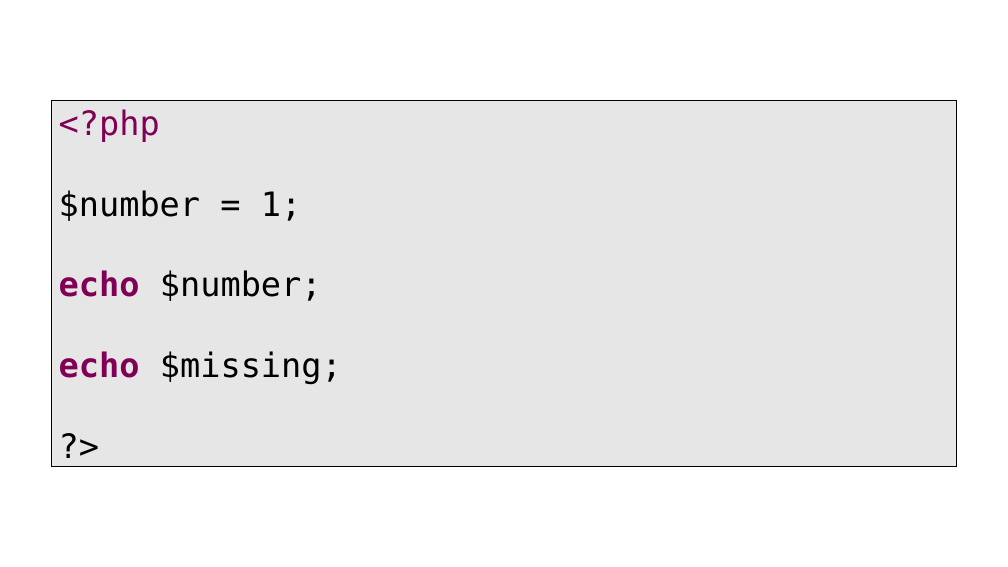
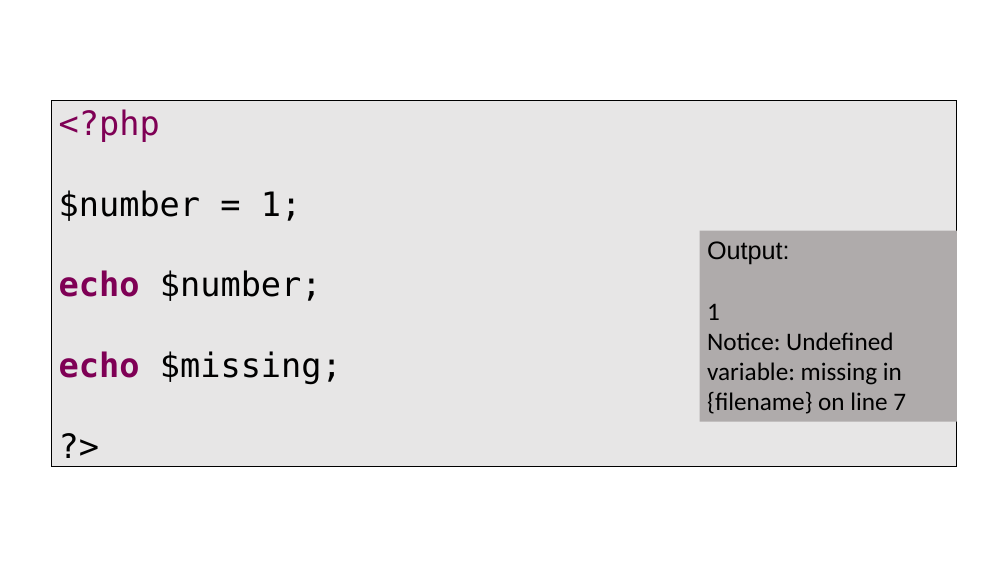
Before and after one commit to PHPEmbark/curriculum, a slide deck: slide 4 of course/1 - Basic Programming/Basics Of Programming.pptx. Drawn at 1008x567 pixels with LibreOffice and Linux fonts; fonts in the diff are those of the drawing. Boxes give left, top, right and bottom in pixels: in the first picture for what was removed or moved away, otherwise in the second. Text is boxed around its words. In the diff, an @@ line names an element or a change of style, - is before the commit and + after.

```diff
--- a/course/1 - Basic Programming/Basics Of Programming.pptx
+++ b/course/1 - Basic Programming/Basics Of Programming.pptx
@@ rectangle added at bbox=[699, 231, 957, 421], fill #AFABAB, 24 pt, text #000000 @@
+Output:
+1
+Notice: Undefined variable: missing in {filename} on line 7
```
Also in this commit, not shown: 29 other slides changed, 9 slides added.
